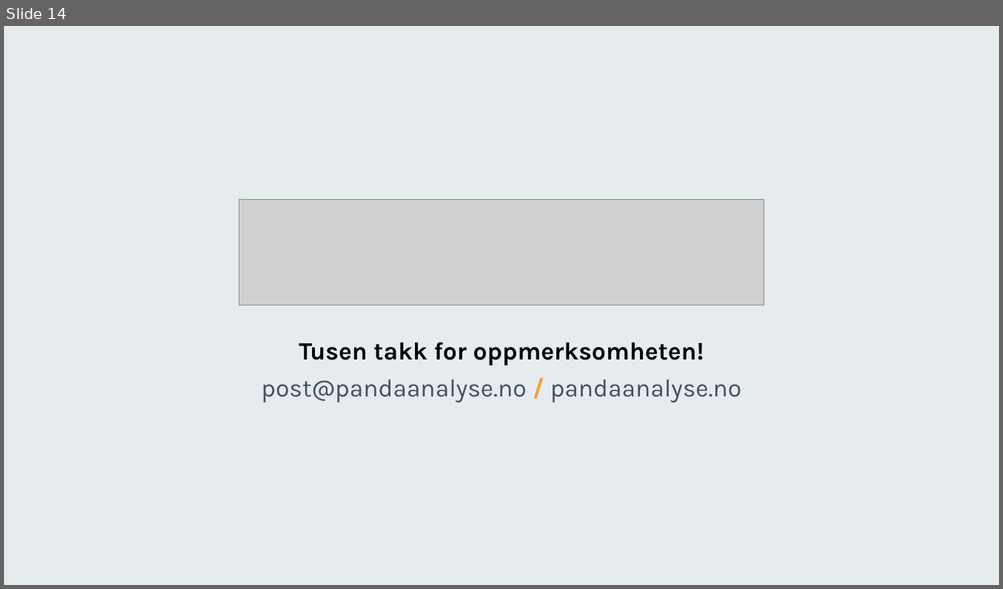
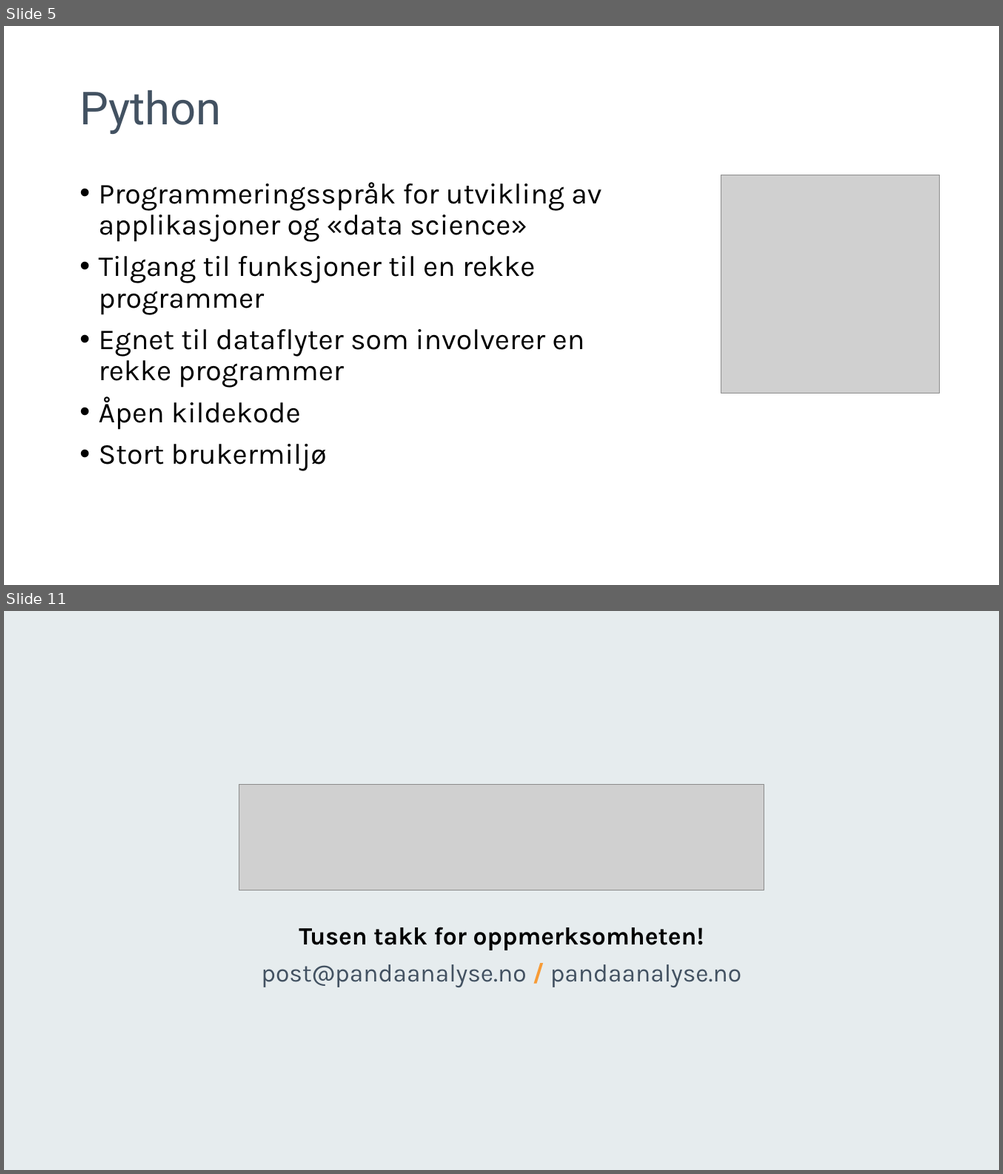
Before and after one commit to pandaAPIkurs/kursdata, a slide deck: Trinn1.pptx. Shown one above the other, each under a label of ours: slide 14 before the commit, slides 5 and 11 after it; the slides between them are not shown. The pictures are 1003x589 and 1003x1174 pixels, drawn with LibreOffice and Linux fonts; fonts in the diff are those of the drawing; grey boxes stand for pictures; background and template pictures are left out. Boxes give left, top, right and bottom in pixels: in the first picture for what was removed or moved away, otherwise in the second. Text is boxed around its words. In the diff, an @@ line names an element or a change of style, - is before the commit and + after.

```diff
--- a/Trinn1.pptx
+++ b/Trinn1.pptx
@@ slide 5 added at (4,26,999,585), background #FFFFFF @@
@@ title added at (79,90,221,134), 44 pt, text #425161 @@
+Python
@@ picture added at (721,175,939,394) @@
@@ text added at (99,182,601,471), 28 pt, text #000000 @@
+• Programmeringsspråk for utvikling av applikasjoner og «data science»
+• Tilgang til funksjoner til en rekke programmer
+• Egnet til dataflyter som involverer en rekke programmer
+• Åpen kildekode
+• Stort brukermiljø
@@ what was slide 14 is now slide 11 @@
```
Also in this commit, not shown: 1 slide changed, 8 other slides added, 12 slides removed, 1 other file.
